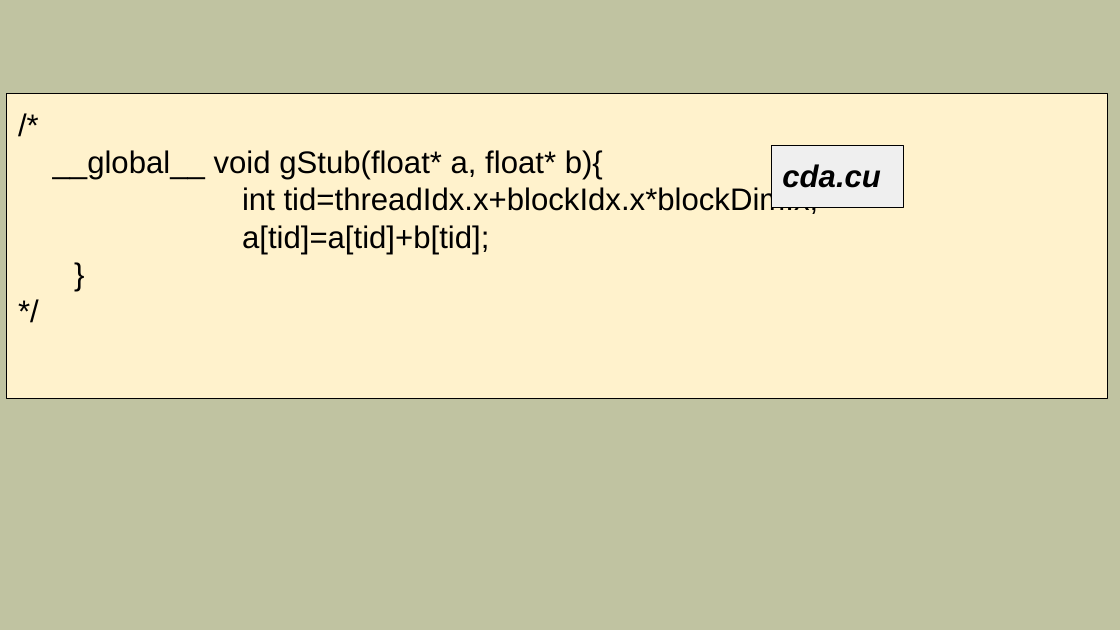
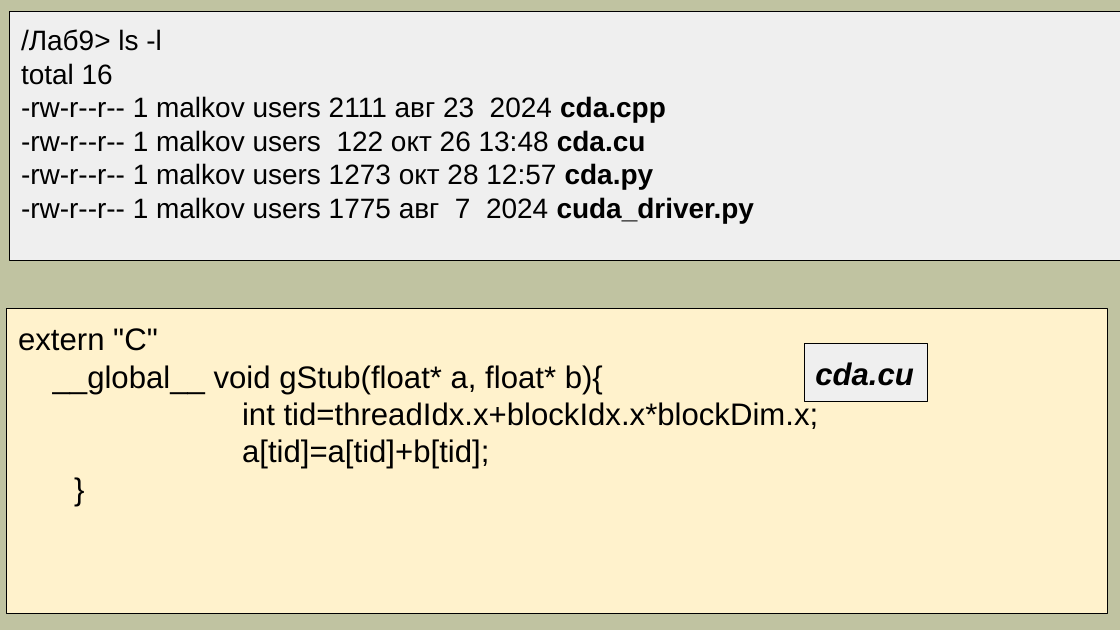
Before and after one commit to mlkv52/sibsutis_cuda_bachelors-2025, a slide deck: slide 2 of Лекции/pptx/Лекция9-ПГП-2025.pptx (slide 7 before the commit). Drawn at 1120x630 pixels with LibreOffice and Linux fonts; fonts in the diff are those of the drawing. Boxes give left, top, right and bottom in pixels: in the first picture for what was removed or moved away, otherwise in the second. Text is boxed around its words. In the diff, an @@ line names an element or a change of style, - is before the commit and + after.

```diff
--- a/Лекции/pptx/Лекция9-ПГП-2025.pptx
+++ b/Лекции/pptx/Лекция9-ПГП-2025.pptx
@@ rectangle added at bbox=[10, 11, 1120, 261], fill #EFEFEF, outline #000000 0.75 pt, 18 pt, text #000000 @@
+/Лаб9> ls -l
+total 16
+-rw-r--r-- 1 malkov users 2111 авг 23 2024 cda.cpp
+-rw-r--r-- 1 malkov users 122 окт 26 13:48 cda.cu
+-rw-r--r-- 1 malkov users 1273 окт 28 12:57 cda.py
+-rw-r--r-- 1 malkov users 1775 авг 7 2024 cuda_driver.py
@@ text in rectangle at bbox=[7, 308, 1108, 613]: paragraph removed @@
-*/
@@ rectangle "extern "C"": place and size @@
-rectangle "extern "C"" at bbox=[7, 94, 1108, 399]
+rectangle "extern "C"" at bbox=[7, 308, 1108, 613]
@@ text in rectangle at bbox=[18, 328, 158, 351]: text changed @@
-/*
+extern "C"
@@ rectangle "cda.cu": place and size @@
-rectangle "cda.cu" at bbox=[772, 146, 904, 208]
+rectangle "cda.cu" at bbox=[804, 344, 927, 402]
```
Also in this commit, not shown: 3 other slides changed, 10 slides added, 2 slides removed.
